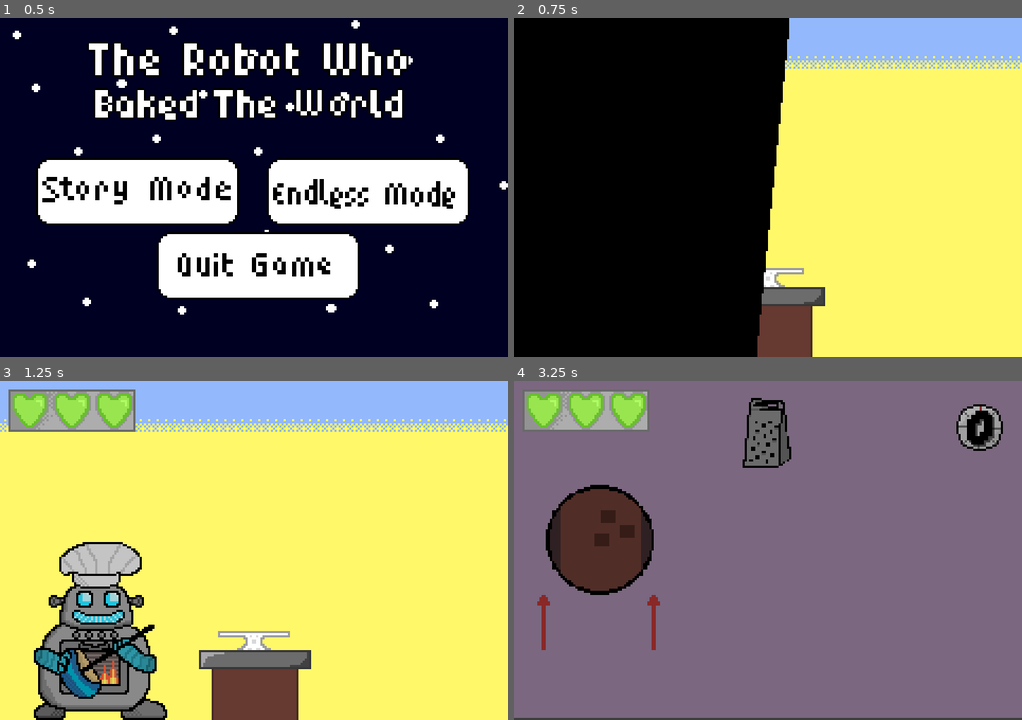
Above: before the commit, frames 1-4 (two rows, left to right).
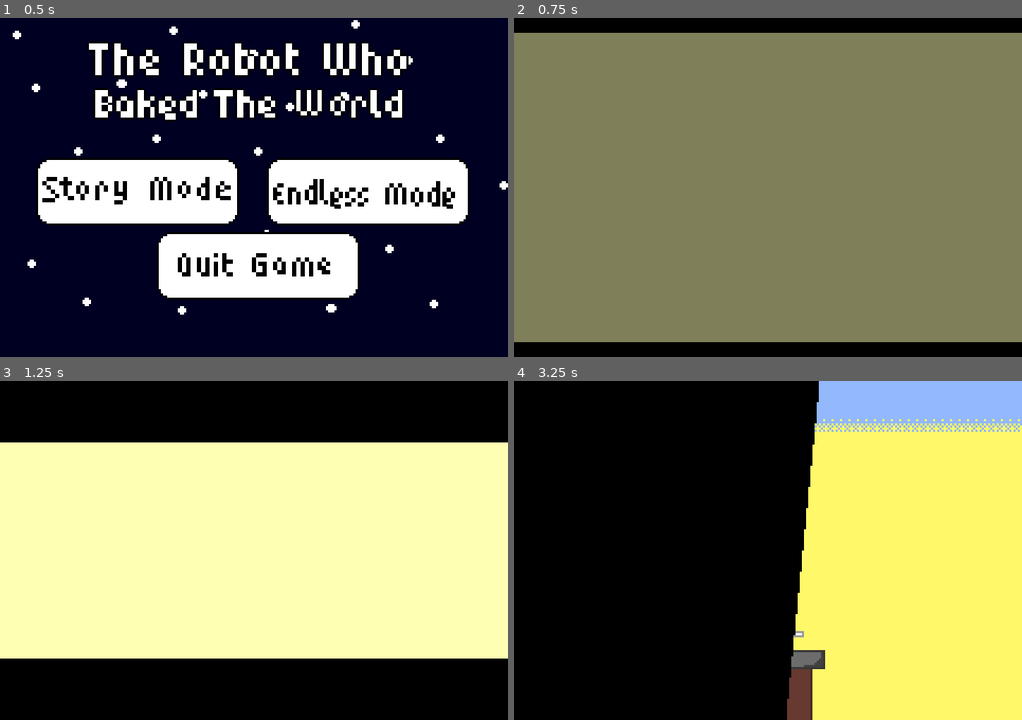
Above: after the commit, the same moments.

Repository: emmetl913/GMTK2024
Game: Godot game, scene res://menus/MainMenu.tscn
Same seed, same stepped clock (60 frames per second), same inputs: the game is played once before the commit and once after it. The engine's default icon, where the game draws it, is replaced by a stand-in: a white triangle on a blue panel in a dark square.
Inputs (mouse positions are in pixels of both pictures, inside the frame that each line leads up to):
- Up to frame 1 (0.5 s): no input
- Up to frame 2 (0.75 s): click (651, 190) at 0.5 s
- Up to frame 3 (1.25 s): no input
- Up to frame 4 (3.25 s): move the mouse to (879, 533) at 1.27 s; hold A (A) 1.28-2.03 s; tap D (D) at 1.55, 2.1 s; move the mouse to (666, 567) at 2.02 s; tap S (S) at 2.3 s; move the mouse to (818, 475) at 2.77 s; hold S (S) from 2.78 s (still down); tap A (A) at 3.05 s

Frame 1 is identical in both runs. In frame 2, 95% of the frame differs, in the area x 0-100%, y 0-100%; in frame 3, 99%; in frame 4, 99%.

Commit message:
Cinematics added! Don't work on the second time through

Diff:
--- /dev/null
+++ b/Cinematic.gd
@@ -0,0 +1,20 @@
+extends Node2D
+
+var parent
+
+# Called when the node enters the scene tree for the first time.
+func _ready():
+	pass
+
+func setParent(par: Node2D):
+	parent = par
+
+func playAnimation():
+	$AnimationPlayer.play("Cinematic")
+
+# Called every frame. 'delta' is the elapsed time since the previous frame.
+func _process(delta):
+	pass
+
+func _on_animation_player_animation_finished(anim_name):
+	parent.endCinematic()
--- a/worlds/MicroGamePlayer.gd
+++ b/worlds/MicroGamePlayer.gd
@@ -30,6 +30,9 @@
 
 var current_game_id : int
 
+@onready var cinematicScene = preload("res://worlds/cinematic.tscn")
+var cinematicInst
+
 # Called when the node enters the scene tree for the first time.
 func _ready():
 	GlobalVars.game_stage = 0
@@ -39,8 +42,7 @@
 
 	lives = 3
 
-	#testing
-	enter_cutscene()
+	showCinematic()
 
 # Called every frame. 'delta' is the elapsed time since the previous frame.
 func _process(delta):
@@ -168,8 +170,22 @@
 	get_tree().change_scene_to_file("res://worlds/RobotBakesTheEarth.tscn")
 
 func showCinematic():
-	#Loads cinematic scene -- figure it out tomorrow!!
+	$LivesDisplay.visible = false
+
 	print("cinematic time")
+
+	#load cinematic
+	cinematicInst = cinematicScene.instantiate()
+	cinematicInst.setParent(self)
+	add_child(cinematicInst, true)
+
+	cinematicInst.playAnimation()
+
+func endCinematic():
+	$LivesDisplay.visible = true
+
+	if is_instance_valid(cinematicInst):
+		cinematicInst.queue_free()
 	enter_cutscene()
 
 func play_end_text_animation(message: String, color: Color):
--- /dev/null
+++ b/worlds/cinematic.tscn
@@ -0,0 +1,186 @@
+[gd_scene load_steps=6 format=3 uid="uid://b82cl032tcpy"]
+
+[ext_resource type="Script" path="res://Cinematic.gd" id="1_bblwx"]
+[ext_resource type="Texture2D" uid="uid://tkkv48f3q1kn" path="res://assets/Cinematic/robitwithbutt.png" id="2_a73ah"]
+
+[sub_resource type="Animation" id="Animation_bnysk"]
+resource_name = "Cinematic"
+length = 2.5
+tracks/0/type = "value"
+tracks/0/imported = false
+tracks/0/enabled = true
+tracks/0/path = NodePath("TopBar:position")
+tracks/0/interp = 1
+tracks/0/loop_wrap = true
+tracks/0/keys = {
+"times": PackedFloat32Array(0, 1),
+"transitions": PackedFloat32Array(1, 1),
+"update": 0,
+"values": [Vector2(0, -44), Vector2(0, 0)]
+}
+tracks/1/type = "value"
+tracks/1/imported = false
+tracks/1/enabled = true
+tracks/1/path = NodePath("BottomBar:position")
+tracks/1/interp = 1
+tracks/1/loop_wrap = true
+tracks/1/keys = {
+"times": PackedFloat32Array(0, 1),
+"transitions": PackedFloat32Array(1, 1),
+"update": 0,
+"values": [Vector2(0, 160), Vector2(0, 116)]
+}
+tracks/2/type = "value"
+tracks/2/imported = false
+tracks/2/enabled = true
+tracks/2/path = NodePath("Robot:position")
+tracks/2/interp = 1
+tracks/2/loop_wrap = true
+tracks/2/keys = {
+"times": PackedFloat32Array(0.8, 1, 2.5),
+"transitions": PackedFloat32Array(1, 1, 1),
+"update": 0,
+"values": [Vector2(279, 90), Vector2(96, 90), Vector2(59, 90)]
+}
+tracks/3/type = "value"
+tracks/3/imported = false
+tracks/3/enabled = true
+tracks/3/path = NodePath("Objective/ColorRect:position")
+tracks/3/interp = 1
+tracks/3/loop_wrap = true
+tracks/3/keys = {
+"times": PackedFloat32Array(0.8, 1, 2.5),
+"transitions": PackedFloat32Array(1, 1, 1),
+"update": 0,
+"values": [Vector2(-80, 44), Vector2(122, 44), Vector2(155, 44)]
+}
+tracks/4/type = "value"
+tracks/4/imported = false
+tracks/4/enabled = true
+tracks/4/path = NodePath("ColorRect:self_modulate")
+tracks/4/interp = 1
+tracks/4/loop_wrap = true
+tracks/4/keys = {
+"times": PackedFloat32Array(0, 0.3, 2.2, 2.5),
+"transitions": PackedFloat32Array(1, 1, 1, 1),
+"update": 0,
+"values": [Color(1, 1, 1, 1), Color(1, 1, 1, 0), Color(1, 1, 1, 0), Color(1, 1, 1, 1)]
+}
+
+[sub_resource type="Animation" id="Animation_7me72"]
+length = 0.001
+tracks/0/type = "value"
+tracks/0/imported = false
+tracks/0/enabled = true
+tracks/0/path = NodePath("TopBar:position")
+tracks/0/interp = 1
+tracks/0/loop_wrap = true
+tracks/0/keys = {
+"times": PackedFloat32Array(0),
+"transitions": PackedFloat32Array(1),
+"update": 0,
+"values": [Vector2(0, -44)]
+}
+tracks/1/type = "value"
+tracks/1/imported = false
+tracks/1/enabled = true
+tracks/1/path = NodePath("BottomBar:position")
+tracks/1/interp = 1
+tracks/1/loop_wrap = true
+tracks/1/keys = {
+"times": PackedFloat32Array(0),
+"transitions": PackedFloat32Array(1),
+"update": 0,
+"values": [Vector2(0, 160)]
+}
+tracks/2/type = "value"
+tracks/2/imported = false
+tracks/2/enabled = true
+tracks/2/path = NodePath("Robot:position")
+tracks/2/interp = 1
+tracks/2/loop_wrap = true
+tracks/2/keys = {
+"times": PackedFloat32Array(0),
+"transitions": PackedFloat32Array(1),
+"update": 0,
+"values": [Vector2(279, 90)]
+}
+tracks/3/type = "value"
+tracks/3/imported = false
+tracks/3/enabled = true
+tracks/3/path = NodePath("Objective/ColorRect:position")
+tracks/3/interp = 1
+tracks/3/loop_wrap = true
+tracks/3/keys = {
+"times": PackedFloat32Array(0),
+"transitions": PackedFloat32Array(1),
+"update": 0,
+"values": [Vector2(-80, 38)]
+}
+tracks/4/type = "value"
+tracks/4/imported = false
+tracks/4/enabled = true
+tracks/4/path = NodePath("ColorRect:self_modulate")
+tracks/4/interp = 1
+tracks/4/loop_wrap = true
+tracks/4/keys = {
+"times": PackedFloat32Array(0),
+"transitions": PackedFloat32Array(1),
+"update": 0,
+"values": [Color(1, 1, 1, 0)]
+}
+
+[sub_resource type="AnimationLibrary" id="AnimationLibrary_2gq0m"]
+_data = {
+"Cinematic": SubResource("Animation_bnysk"),
+"RESET": SubResource("Animation_7me72")
+}
+
+[node name="Cinematic" type="Node2D"]
+script = ExtResource("1_bblwx")
+
+[node name="Background" type="ColorRect" parent="."]
+offset_right = 240.0
+offset_bottom = 160.0
+color = Color(1, 1, 0.701961, 1)
+
+[node name="Objective" type="Sprite2D" parent="."]
+
+[node name="ColorRect" type="ColorRect" parent="Objective"]
+anchors_preset = -1
+anchor_top = 5.0
+offset_left = -80.0
+offset_top = 38.0
+offset_right = -12.0
+offset_bottom = 85.0
+color = Color(1, 0.231373, 1, 1)
+metadata/_edit_use_anchors_ = true
+
+[node name="Robot" type="Sprite2D" parent="."]
+texture_filter = 1
+position = Vector2(279, 90)
+texture = ExtResource("2_a73ah")
+
+[node name="TopBar" type="ColorRect" parent="."]
+offset_top = -44.0
+offset_right = 240.0
+color = Color(0, 0, 0, 1)
+
+[node name="BottomBar" type="ColorRect" parent="."]
+offset_top = 160.0
+offset_right = 240.0
+offset_bottom = 204.0
+color = Color(0, 0, 0, 1)
+
+[node name="AnimationPlayer" type="AnimationPlayer" parent="."]
+libraries = {
+"": SubResource("AnimationLibrary_2gq0m")
+}
+
+[node name="ColorRect" type="ColorRect" parent="."]
+self_modulate = Color(1, 1, 1, 0)
+offset_right = 240.0
+offset_bottom = 160.0
+color = Color(0, 0, 0, 1)
+
+[connection signal="animation_finished" from="AnimationPlayer" to="." method="_on_animation_player_animation_finished"]
Binary file added: assets/Cinematic/robitwithbutt.png
Not shown, added: assets/Cinematic/robitwithbutt.png.import
